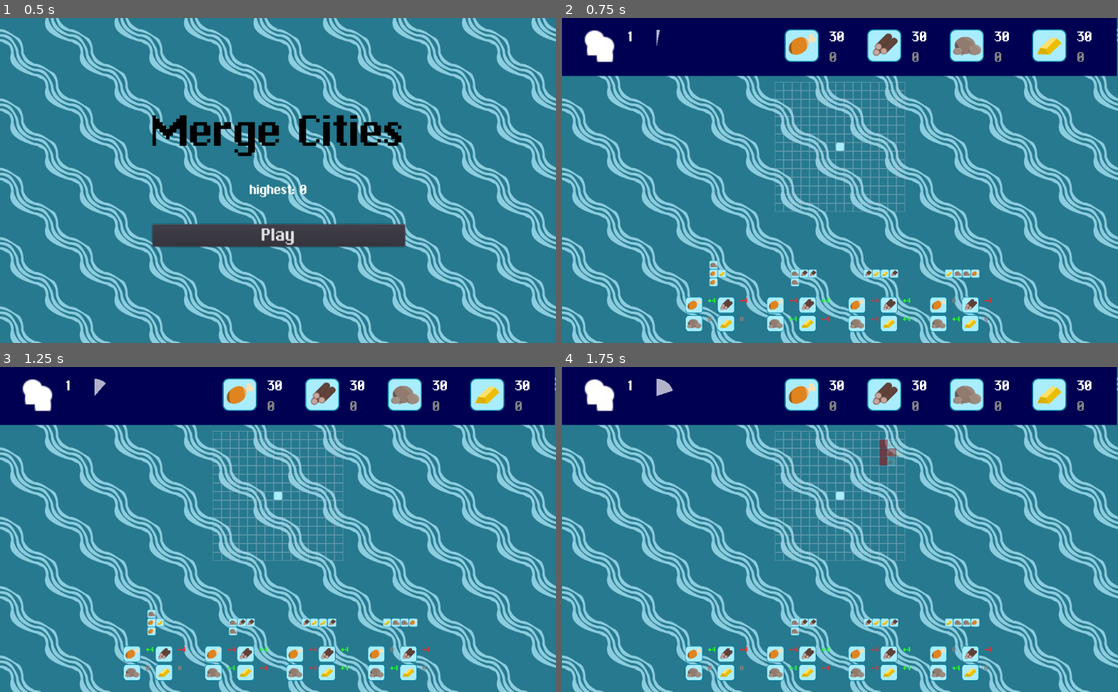
Above: before the commit, frames 1-4 (two rows, left to right).
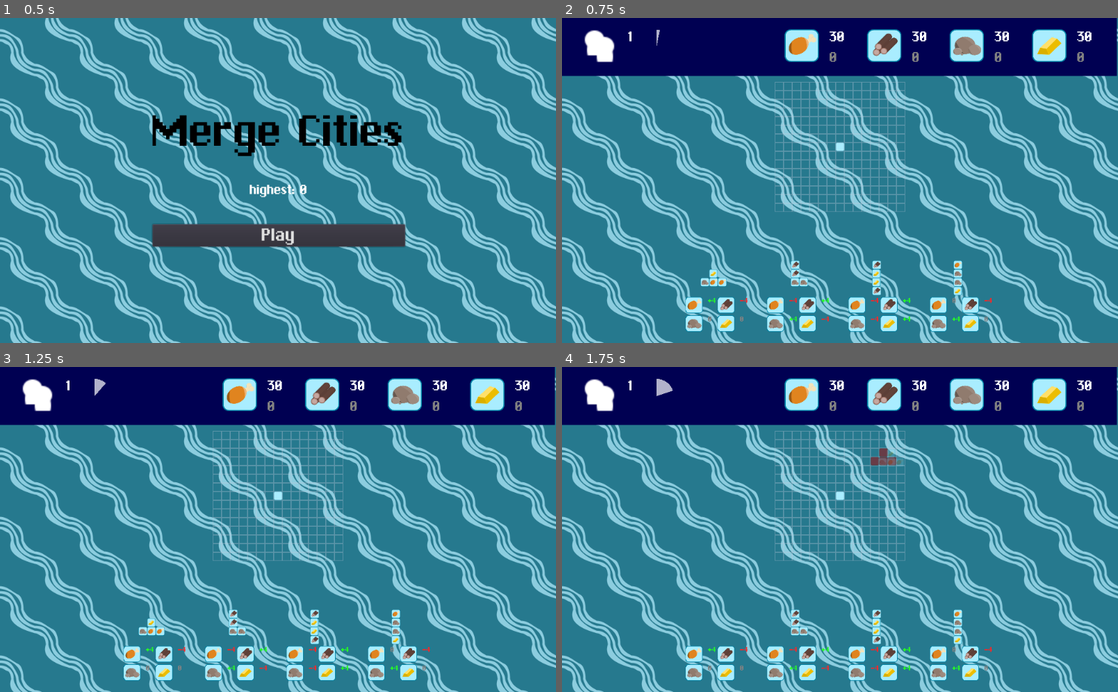
Above: after the commit, the same moments.

Repository: T4g1/gd-wildjam13
Game: Godot game, scene res://main.tscn
The game is run twice, just before and just after one commit, with the same random seed, the same clock (stepped at 60 frames per second) and the same inputs.
Inputs (mouse positions are in pixels of both pictures, inside the frame that each line leads up to):
- Up to frame 1 (0.5 s): no input
- Up to frame 2 (0.75 s): click "Play" at 0.5 s
- Up to frame 3 (1.25 s): no input
- Up to frame 4 (1.75 s): tap Enter at 1.25 s; drag from (717, 627) to (895, 458) at 1.27 s

Frame 1 is identical in both runs. In frame 2, 0.8% of the frame differs, in the area x 24-76%, y 74-86%; in frame 3, 0.8%; in frame 4, 0.9%, in the area x 41-76%, y 22-86%.

Commit message:
[enh] Rotation on double click

Diff:
--- a/nodes/Polymino/Dragable.gd
+++ b/nodes/Polymino/Dragable.gd
@@ -1,7 +1,7 @@
 extends KinematicBody2D
 
 signal clicked
-signal double_click
+signal double_clicked
 
 var held = false
 
@@ -14,7 +14,7 @@
 func _on_input_event(_viewport, event, _shape_idx):
 	if event is InputEventMouseButton:
 		if event.doubleclick:
-			emit_signal("double_click")
+			emit_signal("double_clicked")
 		elif event.button_index == BUTTON_LEFT and event.pressed:
 			emit_signal("clicked")
 
--- a/nodes/Polymino/Polymino.gd
+++ b/nodes/Polymino/Polymino.gd
@@ -76,8 +76,6 @@
 
 	$Grid.set_content(tiles, TETROMINO_SIZE)
 
-	clockwise_rotate()
-
 # Rotate 90 degrees clockwise
 func clockwise_rotate():
 	var old_tiles = tiles.duplicate(true)
@@ -90,6 +88,9 @@
 
 func _on_clicked():
 	emit_signal("clicked", self)
+
+func _on_double_clicked():
+	clockwise_rotate()
 
 func get_blocs() -> Array:
 	return blocs
--- a/nodes/Polymino/Polymino.tscn
+++ b/nodes/Polymino/Polymino.tscn
@@ -27,4 +27,5 @@
 [node name="CollisionShape2D" type="CollisionShape2D" parent="Dragable"]
 shape = SubResource( 1 )
 [connection signal="clicked" from="Dragable" to="." method="_on_clicked"]
+[connection signal="double_clicked" from="Dragable" to="." method="_on_double_clicked"]
 [connection signal="input_event" from="Dragable" to="Dragable" method="_on_input_event"]
